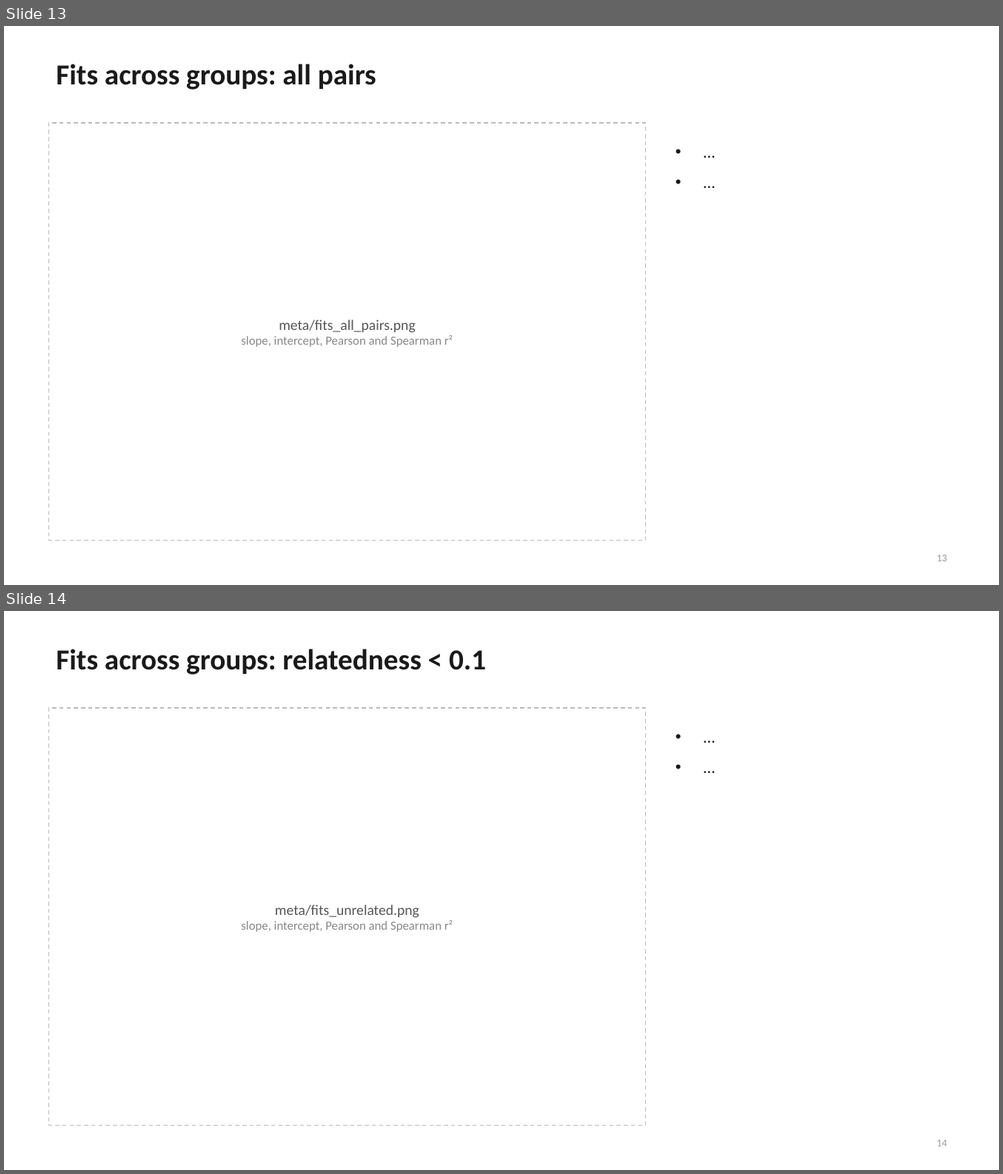
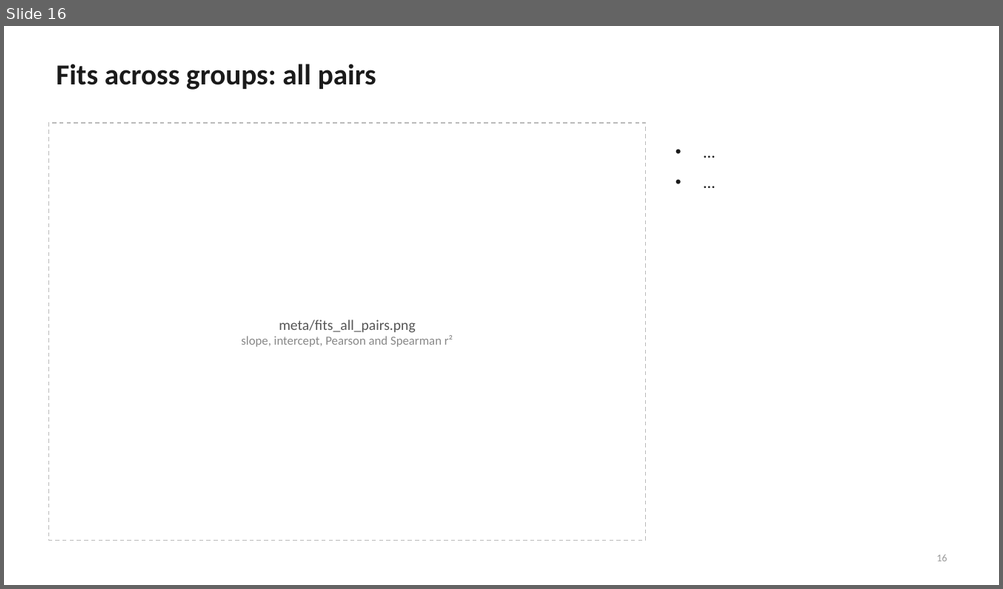
Before and after one commit to mkiravn/aou-covariance, a slide deck: slides/relatedness_condensed.pptx. Shown one above the other, each under a label of ours: slides 13 and 14 before the commit, slide 16 after it. The pictures are 1003x1174 and 1003x589 pixels, drawn with LibreOffice and Linux fonts; fonts in the diff are those of the drawing. Boxes give left, top, right and bottom in pixels: in the first picture for what was removed or moved away, otherwise in the second. Text is boxed around its words. In the diff, an @@ line names an element or a change of style, - is before the commit and + after.

```diff
--- a/slides/relatedness_condensed.pptx
+++ b/slides/relatedness_condensed.pptx
@@ slide 14 removed at bbox=[4, 611, 999, 1170], background #FFFFFF @@
@@ title removed at bbox=[56, 649, 486, 675] @@
-Fits across groups: relatedness < 0.1
@@ rectangle removed at bbox=[48, 708, 646, 1126] @@
@@ text removed at bbox=[668, 723, 951, 1096] @@
-• …
-• …
@@ text removed at bbox=[241, 905, 452, 932] @@
-meta/fits_unrelated.png
-slope, intercept, Pearson and Spearman r²
@@ page number removed at bbox=[936, 1140, 947, 1147] @@
-14
@@ what was slide 13 is now slide 16 @@
@@ page number at bbox=[936, 554, 947, 562]: text changed @@
-13
+16
```
Also in this commit, not shown: 4 slides changed, 4 slides added, 1 other slide removed, 3 other files.
